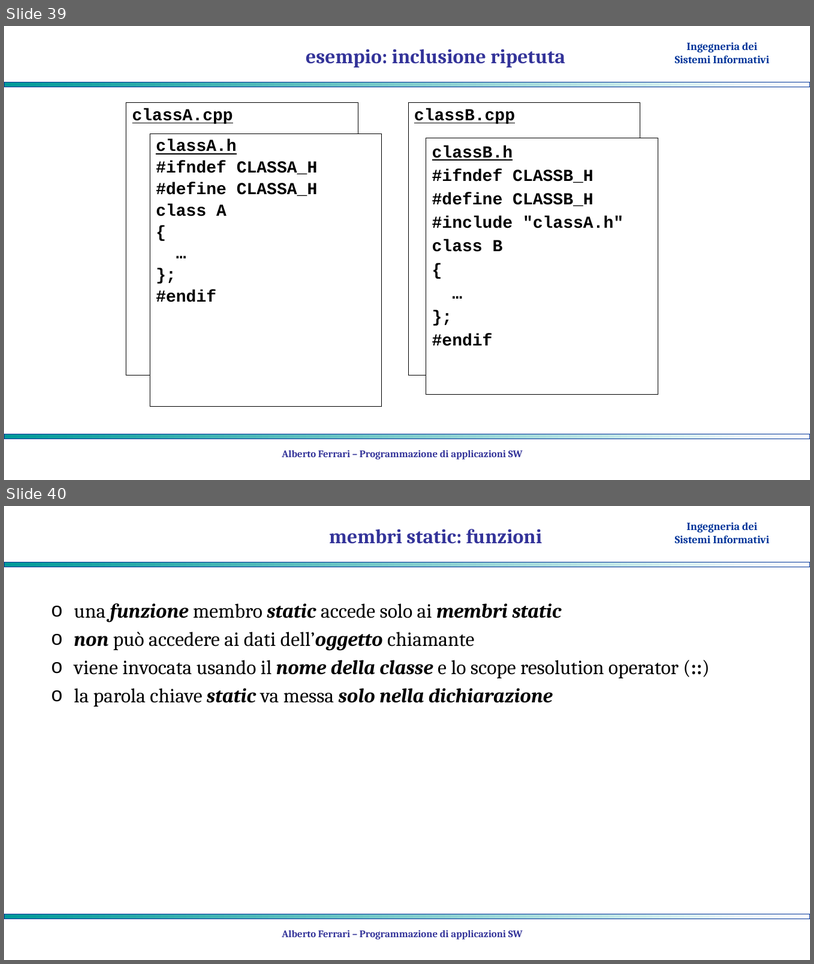
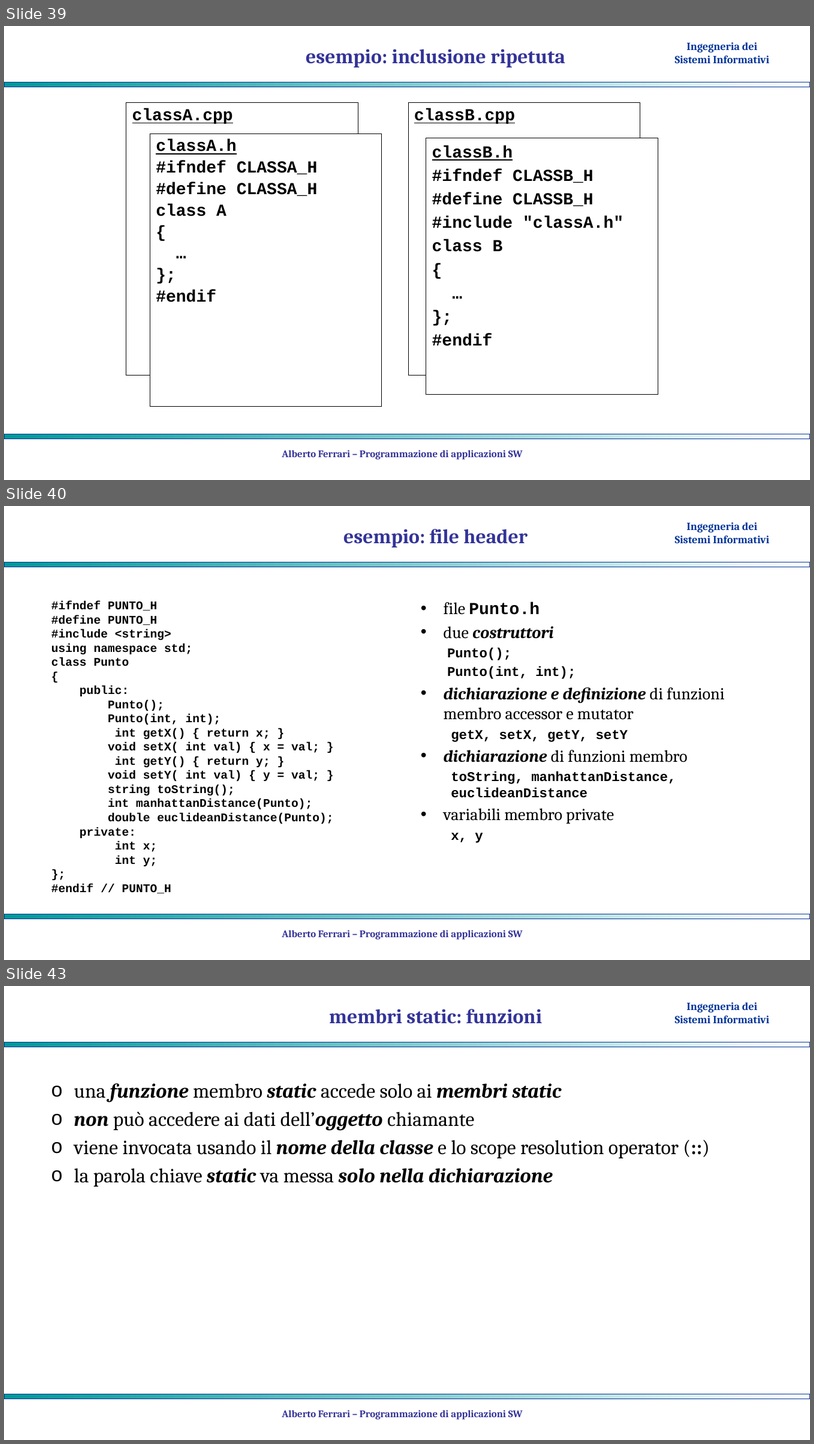
Before and after one commit to albertoferrari/pasw, a slide deck: lezioni/PASW04 - object oriented programming.pptx. Shown one above the other, each under a label of ours: slides 39 and 40 before the commit, slides 39, 40 and 43 after it; the slides between them are not shown. The pictures are 814x964 and 814x1444 pixels, drawn with LibreOffice and Linux fonts; fonts in the diff are those of the drawing; background and template pictures are left out. Boxes give left, top, right and bottom in pixels: in the first picture for what was removed or moved away, otherwise in the second. Text is boxed around its words. In the diff, an @@ line names an element or a change of style, - is before the commit and + after.

```diff
--- a/lezioni/PASW04 - object oriented programming.pptx
+++ b/lezioni/PASW04 - object oriented programming.pptx
@@ slide 40 added at [4,506,810,960], background #FFFFFF; not listed: 3 template elements that a slide beside it also shows @@
@@ title added at [344,529,528,547], 24 pt, text #333399, bold @@
+esempio: file header
@@ text added at [51,601,333,893], 14 pt, text #000000, bold @@
+#ifndef PUNTO_H
+#define PUNTO_H
+#include <string>
+using namespace std;
+class Punto
+{
+public:
+Punto();
+Punto(int, int);
+int getX() { return x; }
+void setX( int val) { x = val; }
+int getY() { return y; }
+void setY( int val) { y = val; }
+string toString();
+int manhattanDistance(Punto);
+double euclideanDistance(Punto);
+private:
+int x;
+int y;
+};
+#endif // PUNTO_H
@@ text added at [444,602,725,843], 20 pt, text #000000, bold @@
+• file Punto.h
+• due costruttori
+  Punto();
+  Punto(int, int);
+• dichiarazione e definizione di funzioni membro accessor e mutator
+  getX, setX, getY, setY
+• dichiarazione di funzioni membro
+  toString, manhattanDistance, euclideanDistance
+• variabili membro private
+  x, y
@@ text added at [282,930,523,939], 12 pt, text #333399, bold @@
+Alberto Ferrari – Programmazione di applicazioni SW
@@ what was slide 40 is now slide 43 @@
```
Also in this commit, not shown: 2 other slides added, 1 other file.
